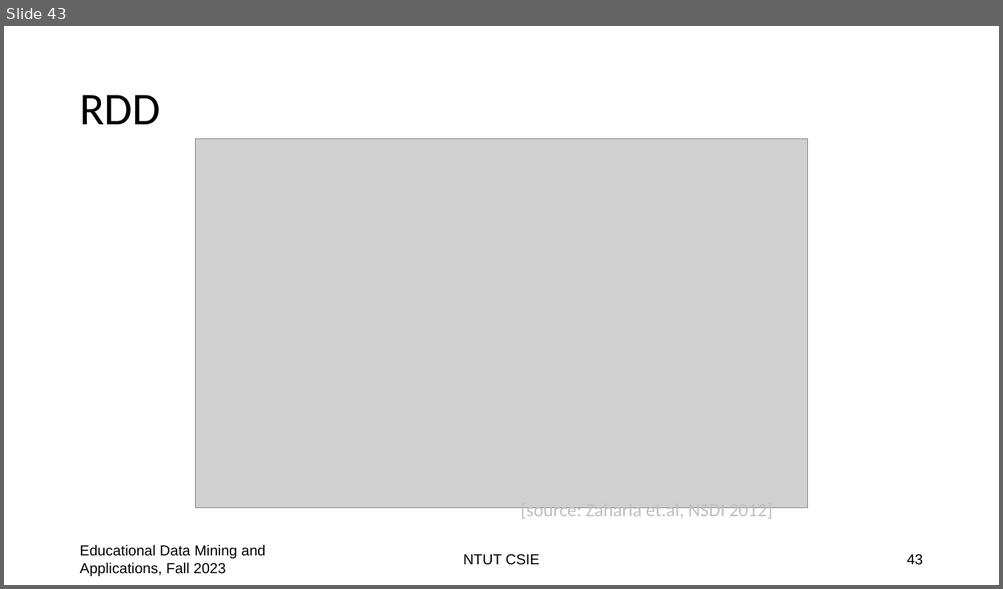
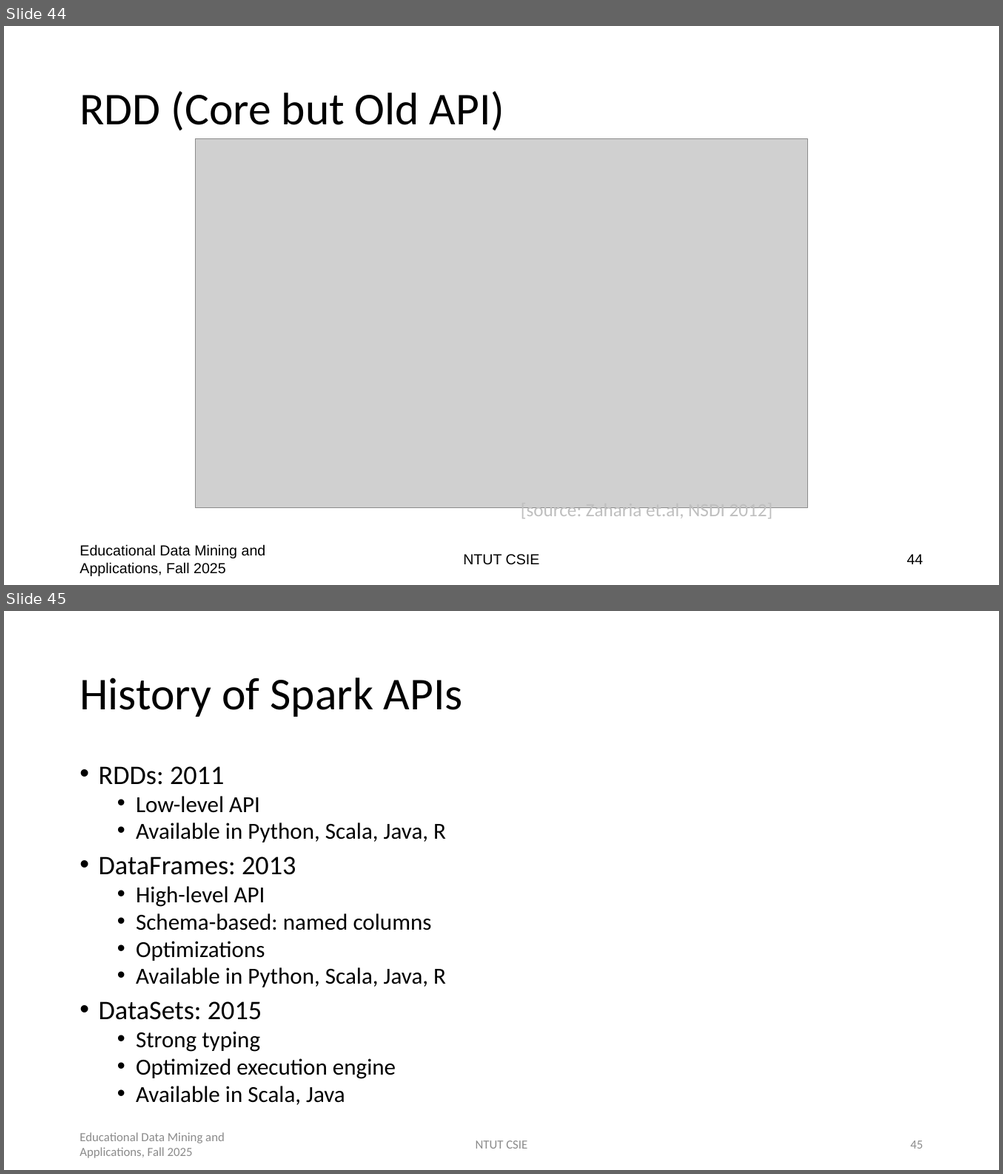
Before and after one commit to chriswjh/chriswjh.github.io, a slide deck: EDM/distributed_platforms.pptx. Shown one above the other, each under a label of ours: slide 43 before the commit, slides 44 and 45 after it. The pictures are 1003x589 and 1003x1174 pixels, drawn with LibreOffice and Linux fonts; fonts in the diff are those of the drawing; grey boxes stand for pictures. Boxes give left, top, right and bottom in pixels: in the first picture for what was removed or moved away, otherwise in the second. Text is boxed around its words. In the diff, an @@ line names an element or a change of style, - is before the commit and + after.

```diff
--- a/EDM/distributed_platforms.pptx
+++ b/EDM/distributed_platforms.pptx
@@ slide 45 added at box(4, 611, 999, 1170), background #FFFFFF @@
@@ title added at box(79, 678, 463, 717), 44 pt, text #000000 @@
+History of Spark APIs
@@ text added at box(99, 766, 446, 1105), 22.2 pt, text #000000 @@
+• RDDs: 2011
+  • Low-level API
+  • Available in Python, Scala, Java, R
+• DataFrames: 2013
+  • High-level API
+  • Schema-based: named columns
+  • Optimizations
+  • Available in Python, Scala, Java, R
+• DataSets: 2015
+  • Strong typing
+  • Optimized execution engine
+  • Available in Scala, Java
@@ text added at box(79, 1133, 225, 1159), 12 pt, text #8C8C8C @@
+Educational Data Mining and Applications, Fall 2025
@@ text added at box(475, 1141, 527, 1149), 12 pt, text #8C8C8C @@
+NTUT CSIE
@@ page number added at box(910, 1141, 922, 1149), 12 pt, text #8C8C8C @@
+45
@@ what was slide 43 is now slide 44 @@
@@ slide 44 changed as well @@
@@ title at box(79, 91, 505, 131): text changed @@
-RDD
+RDD (Core but Old API)
@@ text at box(79, 545, 266, 577): text changed @@
-Educational Data Mining and Applications, Fall 2023
+Educational Data Mining and Applications, Fall 2025
@@ page number at box(907, 554, 923, 565): text changed @@
-43
+44
```
Also in this commit, not shown: 44 other slides changed, 1 other slide added, 1 other file.
